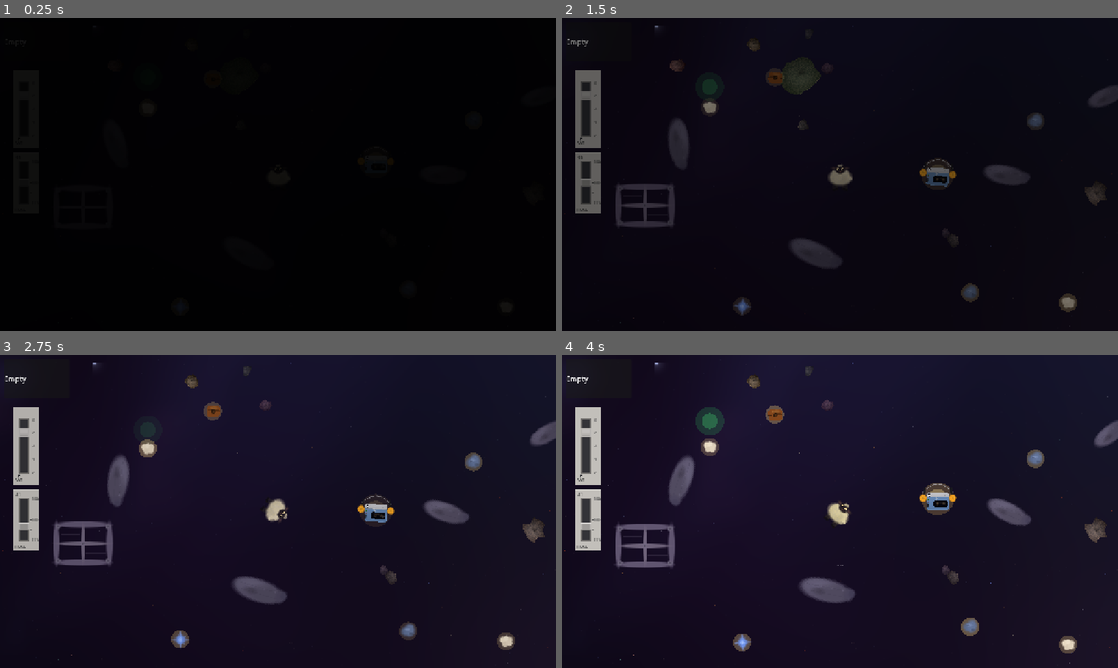
Above: before the commit, frames 1-4 (two rows, left to right).
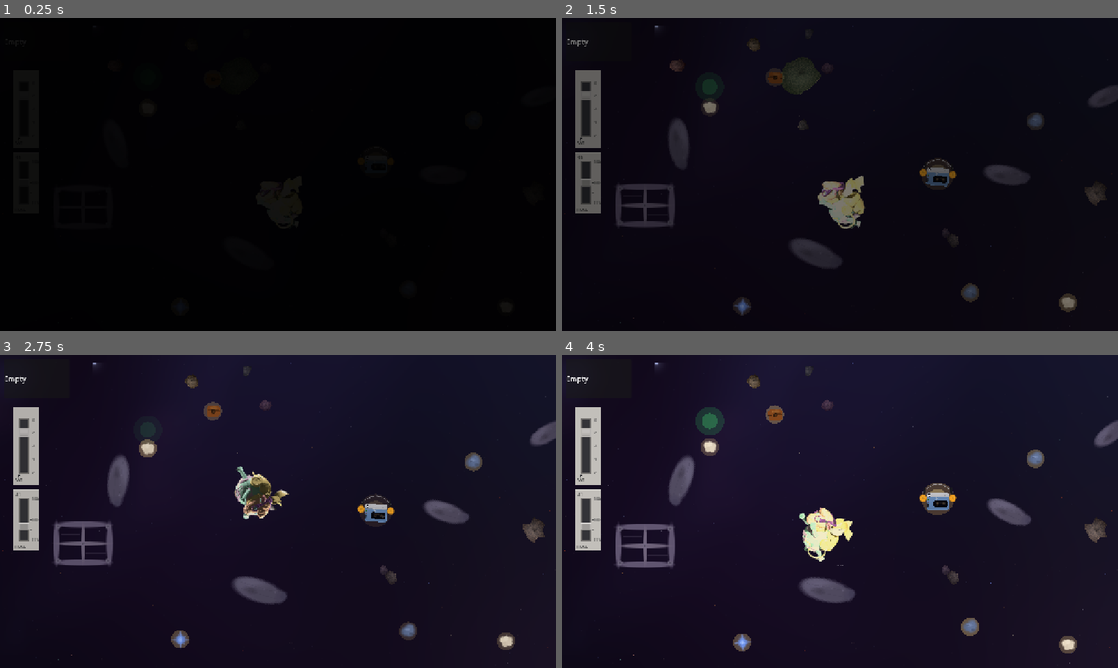
Above: after the commit, the same moments.

Repository: llama-with-thumbs/ashes-of-the-meadow
Game: Godot game, scene res://scenes/main.tscn
Same seed, same stepped clock (60 frames per second), same inputs: the game is played once before the commit and once after it.
Inputs (mouse positions are in pixels of both pictures, inside the frame that each line leads up to):
- Up to frame 1 (0.25 s): no input
- Up to frame 2 (1.5 s): tap Enter at 0.5 s; drag from (589, 108) to (840, 174) at 0.52 s; drag from (589, 183) to (840, 174) at 1.27 s
- Up to frame 3 (2.75 s): move the mouse to (333, 442) at 2.02 s; hold D (move_right) from 2.03 s (still down); tap 9 at 2.1 s
- Up to frame 4 (4 s): release D (move_right) at 2.75 s; drag from (812, 574) to (940, 511) at 2.77 s; move the mouse to (1006, 558) at 3.52 s; hold A (move_left) from 3.53 s (still down); hold Space (bass_pulse) from 3.53 s (still down)

The runs differ from the first frame. In frame 2, 1.1% of the frame differs, in the area x 46-55%, y 46-68%; in frame 3, 1.0%; in frame 4, 1.1%, in the area x 42-53%, y 46-66%.

Commit message:
feat: add 3D sheep sprites with whimsical cartoon colors
Render 8 directional sprites from ShEEP_UV2.blend via Blender with
vibrant colors (lavender wool, peachy face, coral ears, sky-blue eyes,
purple glasses, mint legs, yellow horns). Sheep swaps sprite based on
facing direction in-game.

Co-Authored-By: Claude Opus 4.6 <noreply@anthropic.com>

Diff:
--- a/project.godot
+++ b/project.godot
@@ -1,15 +1,23 @@
 ; Engine configuration file.
 ; It's best edited using the editor UI and not directly,
-; but it can also be manually edited.
+; since the parameters that go here are not all obvious.
+;
+; Format:
+;   [section] ; section goes between []
+;   param=value ; assign values to parameters
 
 config_version=5
+
+[animation]
+
+compatibility/default_parent_skeleton_in_mesh_instance_3d=true
 
 [application]
 
 config/name="Ashes of the Meadow"
 config/description="A lonely sheep drifts through the ruins of space, carried forward by music."
 run/main_scene="res://scenes/main.tscn"
-config/features=PackedStringArray("4.2", "GL Compatibility")
+config/features=PackedStringArray("4.6", "GL Compatibility")
 
 [autoload]
 
@@ -26,28 +34,35 @@
 
 move_left={
 "deadzone": 0.5,
-"events": [Object(InputEventKey,"resource_local_to_scene":fa …(210 unchanged characters)… "location":0,"echo":false,"script":null), Object(InputEventKey,"resource_local_to_scene":false,"resource_name":"","device":-1,"window_id":0,"alt_pressed":false,"shift_pressed":false,"ctrl_pressed":false,"meta_pressed":false,"pressed":false,"keycode":0,"physical_keycode":4194319,"key_label":0,"unicode":0,"location":0,"echo":false,"script":null)]
+"events": [Object(InputEventKey,"resource_local_to_scene":fa …(210 unchanged characters)… "location":0,"echo":false,"script":null)
+, Object(InputEventKey,"resource_local_to_scene":false,"resource_name":"","device":-1,"window_id":0,"alt_pressed":false,"shift_pressed":false,"ctrl_pressed":false,"meta_pressed":false,"pressed":false,"keycode":0,"physical_keycode":4194319,"key_label":0,"unicode":0,"location":0,"echo":false,"script":null)
+]
 }
 move_right={
 "deadzone": 0.5,
-"events": [Object(InputEventKey,"resource_local_to_scene":fa …(211 unchanged characters)… "location":0,"echo":false,"script":null), Object(InputEventKey,"resource_local_to_scene":false,"resource_name":"","device":-1,"window_id":0,"alt_pressed":false,"shift_pressed":false,"ctrl_pressed":false,"meta_pressed":false,"pressed":false,"keycode":0,"physical_keycode":4194321,"key_label":0,"unicode":0,"location":0,"echo":false,"script":null)]
+"events": [Object(InputEventKey,"resource_local_to_scene":fa …(211 unchanged characters)… "location":0,"echo":false,"script":null)
+, Object(InputEventKey,"resource_local_to_scene":false,"resource_name":"","device":-1,"window_id":0,"alt_pressed":false,"shift_pressed":false,"ctrl_pressed":false,"meta_pressed":false,"pressed":false,"keycode":0,"physical_keycode":4194321,"key_label":0,"unicode":0,"location":0,"echo":false,"script":null)
+]
 }
 bass_pulse={
 "deadzone": 0.5,
-"events": [Object(InputEventKey,"resource_local_to_scene":fa …(210 unchanged characters)… "location":0,"echo":false,"script":null)]
+"events": [Object(InputEventKey,"resource_local_to_scene":fa …(210 unchanged characters)… "location":0,"echo":false,"script":null)
+]
 }
 interact={
 "deadzone": 0.5,
-"events": [Object(InputEventKey,"resource_local_to_scene":fa …(211 unchanged characters)… "location":0,"echo":false,"script":null)]
+"events": [Object(InputEventKey,"resource_local_to_scene":fa …(211 unchanged characters)… "location":0,"echo":false,"script":null)
+]
 }
 build_panel={
 "deadzone": 0.5,
-"events": [Object(InputEventKey,"resource_local_to_scene":fa …(214 unchanged characters)… "location":0,"echo":false,"script":null)]
+"events": [Object(InputEventKey,"resource_local_to_scene":fa …(214 unchanged characters)… "location":0,"echo":false,"script":null)
+]
 }
 
 [rendering]
 
+textures/canvas_textures/default_texture_filter=0
 renderer/rendering_method="gl_compatibility"
 renderer/rendering_method.mobile="gl_compatibility"
-textures/canvas_textures/default_texture_filter=0
 environment/defaults/default_clear_color=Color(0.02, 0.02, 0.06, 1)
--- a/scripts/player/sheep.gd
+++ b/scripts/player/sheep.gd
@@ -17,6 +17,7 @@
 var has_cassette: bool = false
 var facing_right: bool = true
 var original_modulate: Color
+var _sheep_sprites: Dictionary = {}  # Set by sprite_loader
 
 # Audio generation state
 var _bass_playing: bool = false
@@ -260,7 +261,7 @@
 	var rot_input := Input.get_axis("move_left", "move_right")
 	rotation += rot_input * rotation_speed * delta
 
-	# Update facing
+	# Update facing and directional sprite
 	var aim_dir := Vector2.from_angle(rotation - PI / 2.0)
 	if aim_dir.x > 0.1:
 		facing_right = true
@@ -268,6 +269,32 @@
 	elif aim_dir.x < -0.1:
 		facing_right = false
 		sprite.flip_h = true
+
+	if _sheep_sprites.size() > 0:
+		var angle := aim_dir.angle()  # -PI to PI, 0=right
+		var deg := rad_to_deg(angle)
+		# Map angle to sprite direction
+		# Up=-90, Down=90, Right=0, Left=180/-180
+		var key: String
+		if deg > -22.5 and deg <= 22.5:
+			key = "side_right"
+		elif deg > 22.5 and deg <= 67.5:
+			key = "front_right"
+		elif deg > 67.5 and deg <= 112.5:
+			key = "front"
+		elif deg > 112.5 and deg <= 157.5:
+			key = "front_left"
+		elif deg > 157.5 or deg <= -157.5:
+			key = "side_left"
+		elif deg > -157.5 and deg <= -112.5:
+			key = "back_left"
+		elif deg > -112.5 and deg <= -67.5:
+			key = "back"
+		else:
+			key = "back_right"
+		if _sheep_sprites.has(key) and _sheep_sprites[key] != null:
+			sprite.texture = _sheep_sprites[key]
+			sprite.flip_h = false  # Sprites already have correct orientation
 
 	# Charge bass pulse
 	if Input.is_action_pressed("bass_pulse"):
--- a/scripts/world/sprite_loader.gd
+++ b/scripts/world/sprite_loader.gd
@@ -13,12 +13,26 @@
 func _assign_textures() -> void:
 	var root := get_parent()
 
-	# Player sheep
+	# Player sheep — load 3D rendered sprites
 	var sheep := root.get_node_or_null("Sheep")
 	if sheep:
 		var sprite: Sprite2D = sheep.get_node_or_null("Sprite2D")
 		if sprite:
-			sprite.texture = ProceduralSprites.generate_sheep()
+			var front_tex := load("res://assets/sprites/sheep_front.png")
+			if front_tex:
+				sprite.texture = front_tex
+				sheep._sheep_sprites = {
+					"front": front_tex,
+					"front_left": load("res://assets/sprites/sheep_front_left.png"),
+					"front_right": load("res://assets/sprites/sheep_front_right.png"),
+					"side_left": load("res://assets/sprites/sheep_side_left.png"),
+					"side_right": load("res://assets/sprites/sheep_side_right.png"),
+					"back": load("res://assets/sprites/sheep_back.png"),
+					"back_left": load("res://assets/sprites/sheep_back_left.png"),
+					"back_right": load("res://assets/sprites/sheep_back_right.png"),
+				}
+			else:
+				sprite.texture = ProceduralSprites.generate_sheep()
 		var cassette: Sprite2D = sheep.get_node_or_null("CassetteSprite")
 		if cassette:
 			cassette.texture = ProceduralSprites.generate_cassette()
Binary file added: assets/sprites/sheep_back.png
Not shown, added: assets/sprites/sheep_back.png.import
Binary file added: assets/sprites/sheep_back_left.png
Not shown, added: assets/sprites/sheep_back_left.png.import
Binary file added: assets/sprites/sheep_back_right.png
Not shown, added: assets/sprites/sheep_back_right.png.import
Binary file added: assets/sprites/sheep_front.png
Not shown, added: assets/sprites/sheep_front.png.import
Binary file added: assets/sprites/sheep_front_left.png
Not shown, added: assets/sprites/sheep_front_left.png.import
Binary file added: assets/sprites/sheep_front_right.png
Not shown, added: assets/sprites/sheep_front_right.png.import
(and 5 more such lines)
